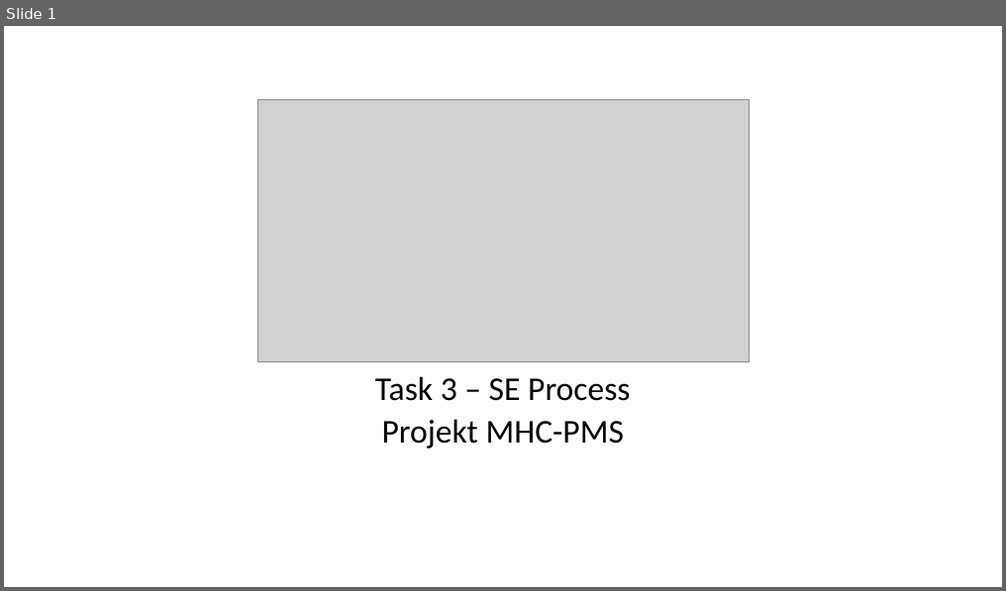
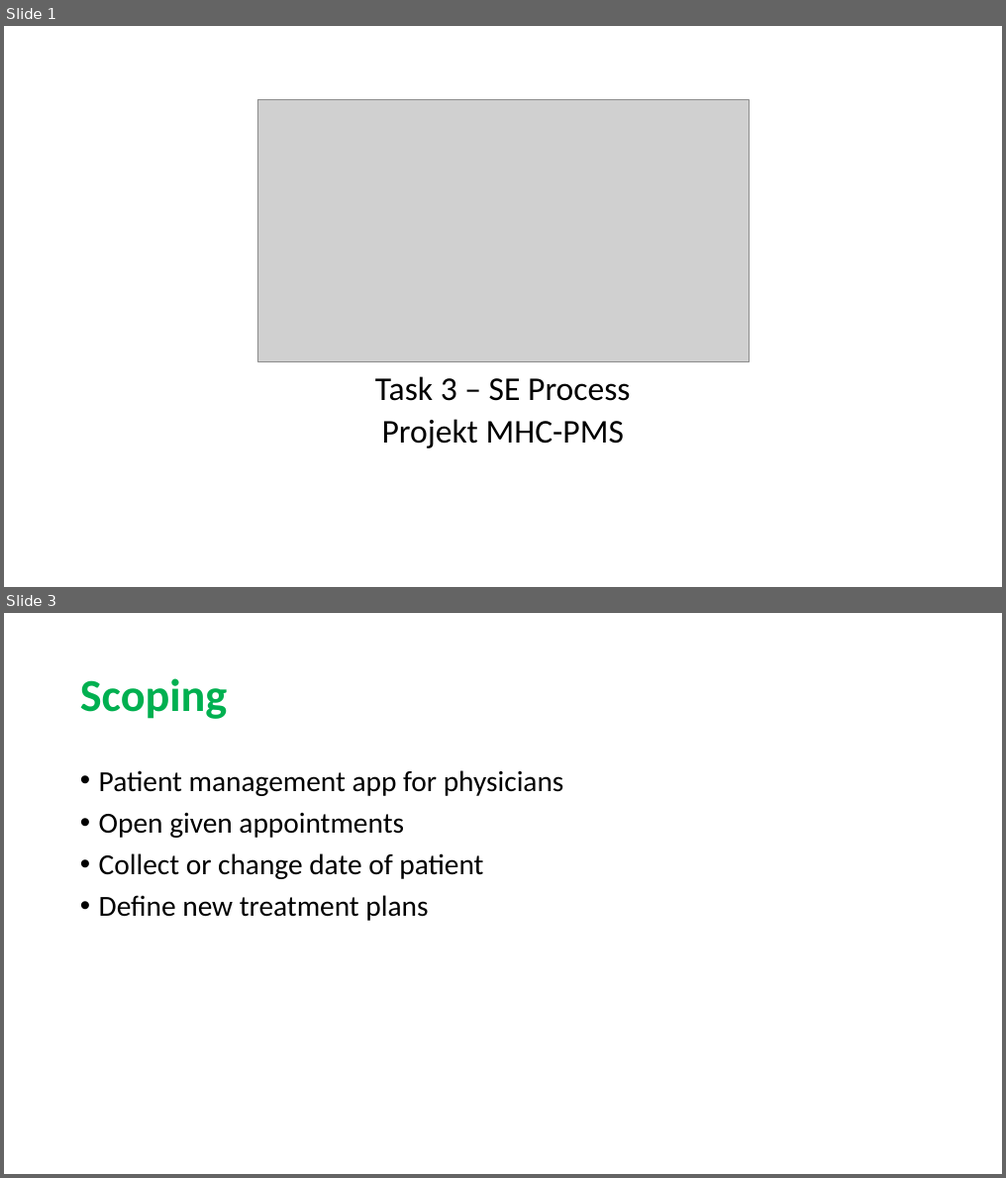
Before and after one commit to sarahmele/ch.bfh.btx8081.w2015.green, a slide deck: doc/task14/Task14.pptx. Shown one above the other, each under a label of ours: slide 1 before the commit, slides 1 and 3 after it; the slides between them are not shown. The pictures are 1006x591 and 1006x1178 pixels, drawn with LibreOffice and Linux fonts; fonts in the diff are those of the drawing; grey boxes stand for pictures. Boxes give left, top, right and bottom in pixels: in the first picture for what was removed or moved away, otherwise in the second. Text is boxed around its words. In the diff, an @@ line names an element or a change of style, - is before the commit and + after.

```diff
--- a/doc/task14/Task14.pptx
+++ b/doc/task14/Task14.pptx
@@ slide 3 added at <box>4,613,1002,1174</box>, background #FFFFFF @@
@@ title added at <box>80,678,228,719</box>, 44 pt, text #00B050, bold @@
+Scoping
@@ text added at <box>99,770,564,921</box>, 28 pt, text #000000 @@
+• Patient management app for physicians
+• Open given appointments
+• Collect or change date of patient
+• Define new treatment plans
```
Also in this commit, not shown: 2 slides changed, 1 other slide added.
